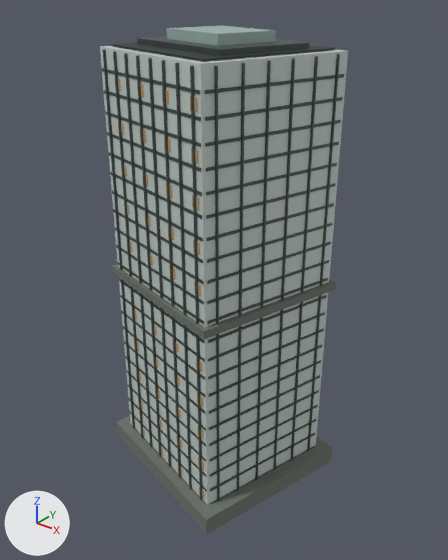
Before and after pictures for a commit that changed the glTF model landmarks/assets/bytedance-houhai.glb.
One viewpoint serves both versions: a camera (50 mm lens) standing at (121.6, -150.2, 167.5) and looking at (1.7, -0.3, 74.6). The lights are fixed; the arrows at lower left show +X, +Y and +Z. The older version comes first.

The first picture shows 'crown_box', 'crown_box.001', 'envelope', 'fins', 'floor_bands', 'night_windows', 'podium', 'refuge_belt', 'roof_deck'.
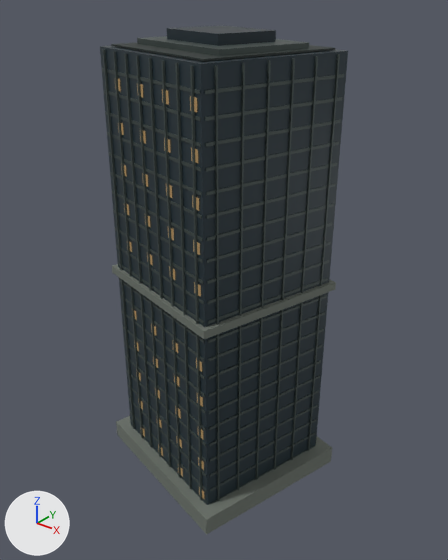
Where the change shows, as pixel boxes (x1, y1, x2, y2) in the pictures (448 x 560 px):
'envelope', recoloured (light grey to dark blue)
    both: (100, 46, 348, 505)
'crown_box.001', recoloured (darker)
    both: (167, 26, 276, 46)

What changed in the scene script:
```text
Change mat_glass:
    mat_glass.base_color: (0.558, 0.631, 0.604) -> (0.0176, 0.0343, 0.0452)  # light grey #c5d0cc -> dark blue #24343c
Change mat_glass_alt:
    mat_glass_alt.base_color: (0.342, 0.468, 0.434) -> (0.0116, 0.0252, 0.0343)  # grey #9eb6b0 -> dark blue #1c2c34
```
